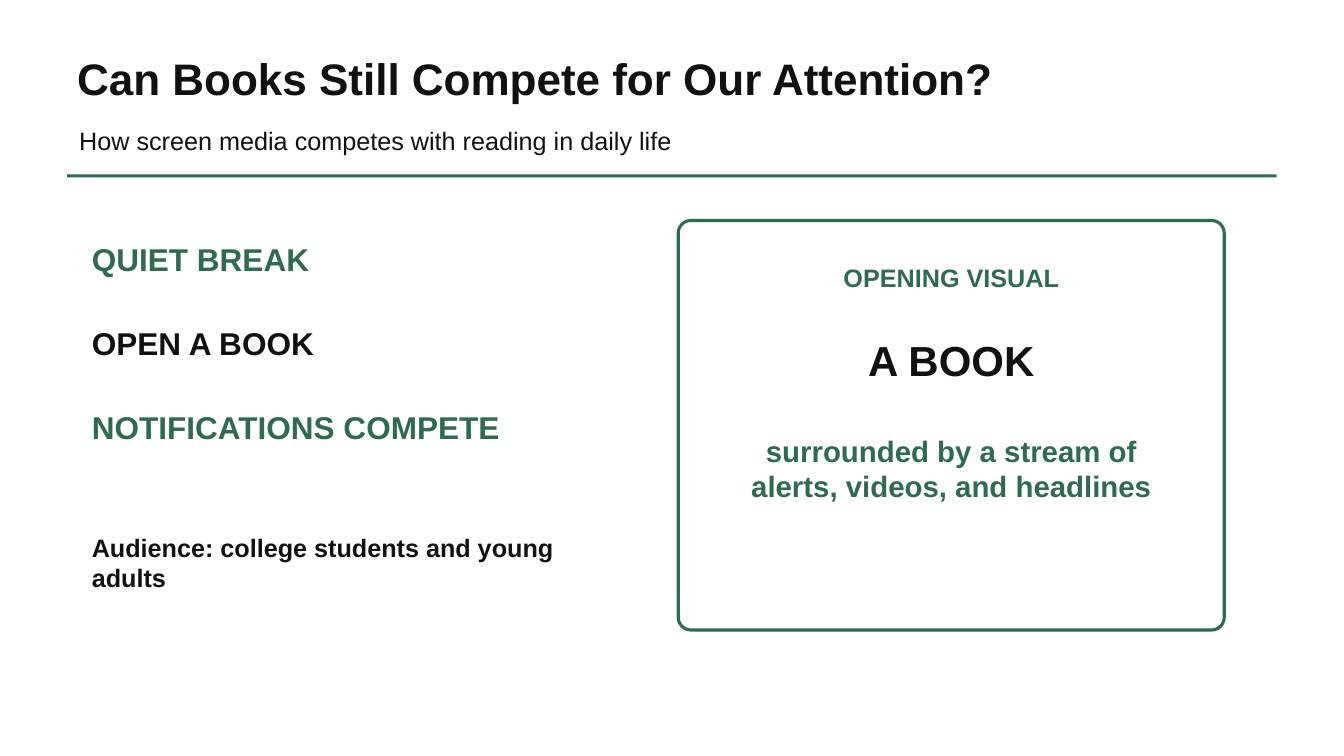
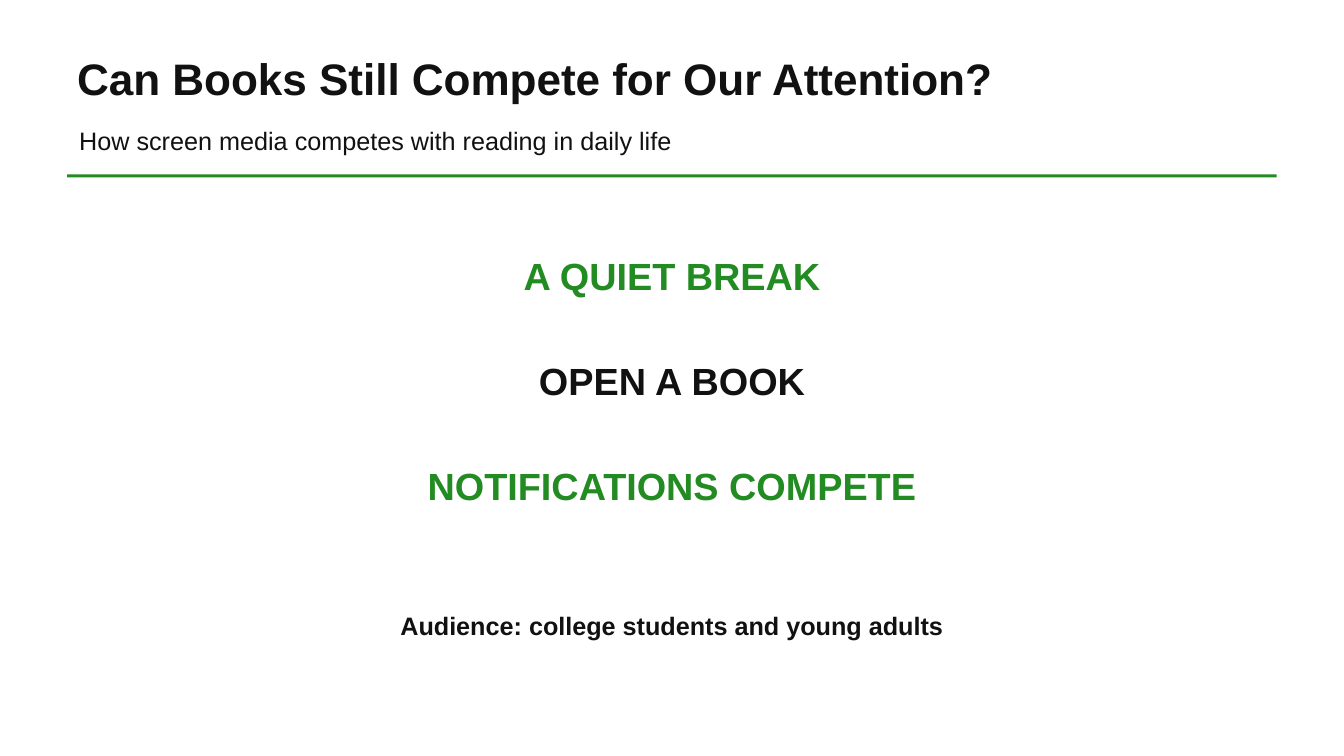
Before and after one commit to yIRaNli-lyr/yiran-li-tswd-portfolio, a slide deck: slide 1 of final-project-assets/reading-attention-storyboard.pptx. Drawn at 1344x756 pixels with LibreOffice and Linux fonts; fonts in the diff are those of the drawing. Boxes give left, top, right and bottom in pixels: in the first picture for what was removed or moved away, otherwise in the second. Text is boxed around its words. In the diff, an @@ line names an element or a change of style, - is before the commit and + after.

```diff
--- a/final-project-assets/reading-attention-storyboard.pptx
+++ b/final-project-assets/reading-attention-storyboard.pptx
@@ rectangle at (68, 174, 1277, 177): fill #2F6B4F to #228B22 @@
@@ rounded rectangle removed at (679, 221, 1225, 630) @@
@@ text at (524, 263, 820, 297): text changed; size 22.5 to 27 pt; text colour #2F6B4F to #228B22 @@
-QUIET BREAK
+A QUIET BREAK
@@ text removed at (843, 269, 1059, 288) @@
-OPENING VISUAL
@@ text "OPEN A BOOK": place and size @@
-text "OPEN A BOOK" at (92, 333, 314, 356)
+text "OPEN A BOOK" at (539, 368, 805, 396)
@@ text "OPEN A BOOK" at (539, 368, 805, 396): size 22.5 to 27 pt; alignment left to centre @@
@@ text removed at (868, 346, 1034, 377) @@
-A BOOK
@@ text removed at (751, 440, 1152, 502) @@
-surrounded by a stream of
-alerts, videos, and headlines
@@ text "NOTIFICATIONS COMPETE": place and size @@
-text "NOTIFICATIONS COMPETE" at (92, 417, 499, 440)
+text "NOTIFICATIONS COMPETE" at (428, 473, 916, 501)
@@ text "NOTIFICATIONS COMPETE" at (428, 473, 916, 501): size 22.5 to 27 pt, text colour #2F6B4F to #228B22; alignment left to centre @@
@@ text "Audience: college students and young ...": place and size @@
-text "Audience: college students and young ..." at (92, 538, 553, 588)
+text "Audience: college students and young ..." at (400, 616, 943, 641)
@@ text "Audience: college students and young ..." at (400, 616, 943, 641): alignment left to centre @@
```
Also in this commit, not shown: 3 other slides changed, 4 other files.
